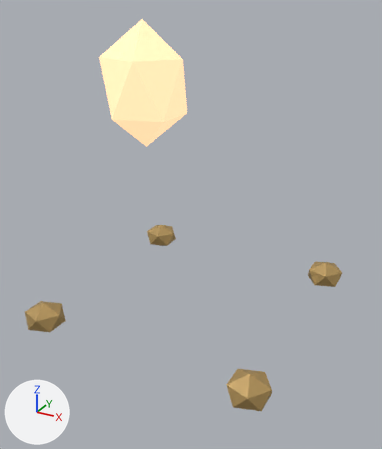
What one commit did to the Blender file art/blend/yagura.blend.
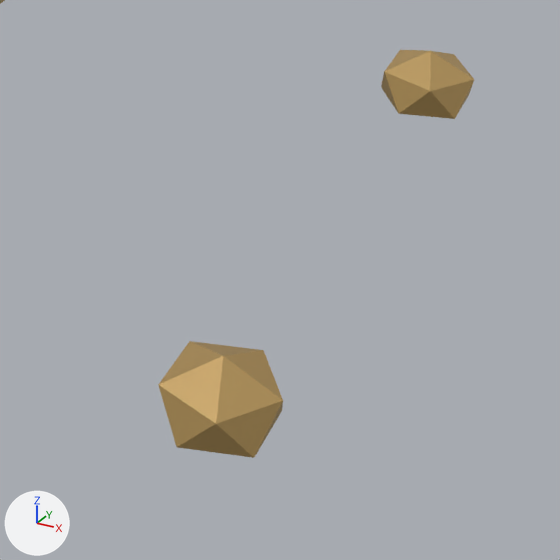
The first picture shows the older version from a camera (50 mm lens) standing at (0.869, -1.612, 1.447) and looking at (0.014, -0.058, 0.67). The close-ups show the older and then the newer version on the part from 44% to 98% of the width and 54% to 100% of the height of that picture. Only the edits that show in the close-ups are written down. The axes (+X, +Y, +Z) are drawn at lower left. The lights are the same throughout. The same objects are shown in both versions, whatever each file hides.

Names of what the first close-up shows: 'Inlaid corner boss.002', 'Inlaid corner boss.003'.
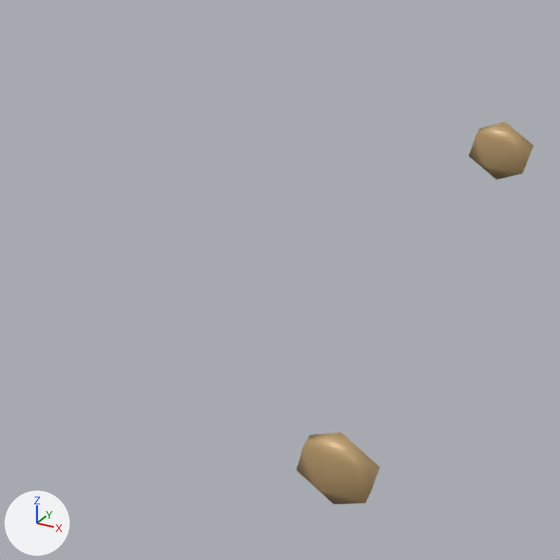
Location of each change, [x1, y1, x2, y2] in pixels of the close-ups (560 x 560 px):
'Inlaid corner boss.002', shading changed, moved, rescaled (33% narrower, 38% shorter): before [158, 341, 283, 458]; after [296, 432, 380, 504]
'Inlaid corner boss.003', shading changed, moved, rescaled (30% narrower, 14% shorter): before [381, 50, 474, 119]; after [469, 121, 534, 180]

What changed in the scene script:
```text
Change me_icosphere_002:
    where me_icosphere_002.from_pydata(...)  # 12 vertices, 20 faces; spans x -0.89..0.89, y -0.85..0.85, z -1.0..1.0
    used by ob_inlaid_corner_boss_002; parent = ob_yagura; location = (0.41, -0.41, 0.343); scale = (0.08, 0.08, 0.058)
    me_icosphere_002 part 1: all faces are now shaded smooth (20 of 20 changed)
Change me_icosphere_003:
    where me_icosphere_003.from_pydata(...)  # 12 vertices, 20 faces; spans x -0.89..0.89, y -0.85..0.85, z -1.0..1.0
    used by ob_inlaid_corner_boss_003; parent = ob_yagura; location = (0.41, 0.41, 0.343); scale = (0.08, 0.08, 0.058)
    me_icosphere_003 part 2: all faces are now shaded smooth (20 of 20 changed)
Change ob_inlaid_corner_boss_002:
    ob_inlaid_corner_boss_002.location: (0.41, -0.41, 0.343) -> (0.54, -0.38, 0.275)
    ob_inlaid_corner_boss_002.scale: (0.08, 0.08, 0.058) -> (0.052, 0.0198, 0.052)
Change ob_inlaid_corner_boss_003:
    ob_inlaid_corner_boss_003.location: (0.41, 0.41, 0.343) -> (0.54, 0.38, 0.275)
    ob_inlaid_corner_boss_003.scale: (0.08, 0.08, 0.058) -> (0.052, 0.0198, 0.052)
```
